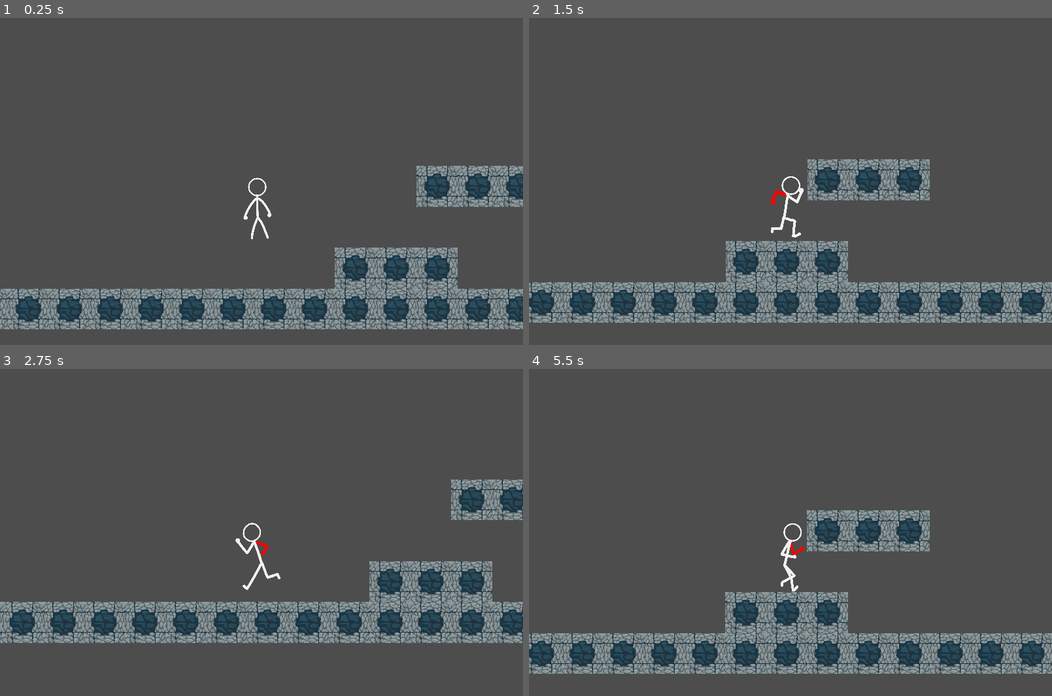
Above: before the commit, frames 1-4 (two rows, left to right).
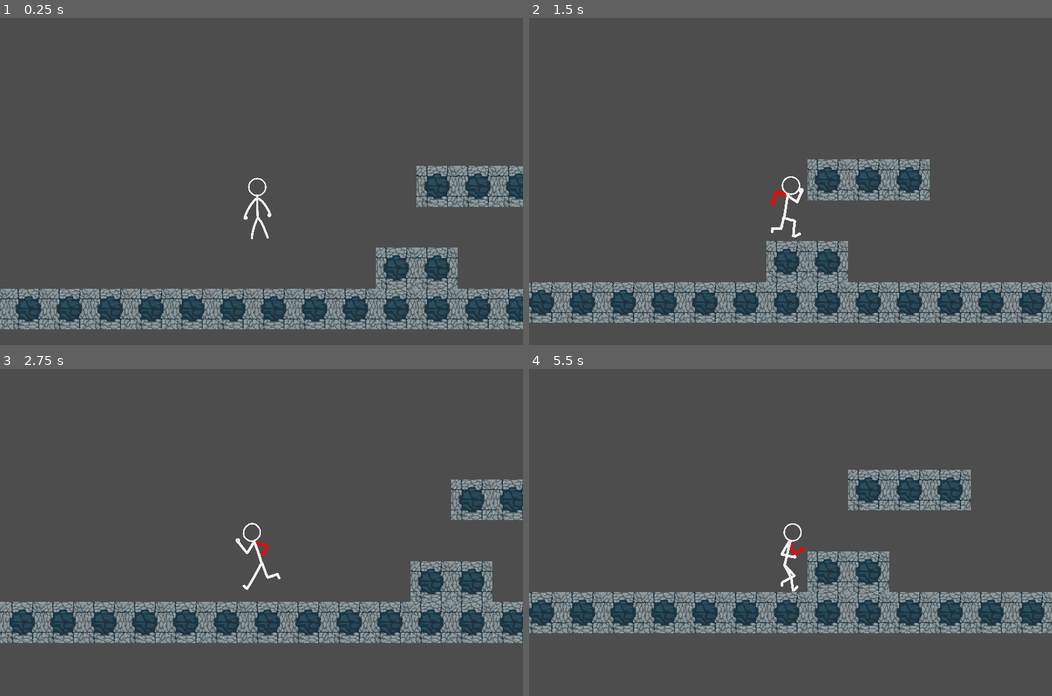
Above: after the commit, the same moments.

Repository: sidsenthilexe/baneful-duality
Game: Godot game, scene res://main/main.tscn
Two runs of this game, one before a commit and one after it. Both use one fixed random seed, a clock stepped at 60 frames per second and the inputs below. The project has no main scene, so this scene is started directly.
Inputs:
- Up to frame 1 (0.25 s): no input
- Up to frame 2 (1.5 s): hold Right (move_right) from 0.53 s (still down); tap Up (move_up) at 0.77 s
- Up to frame 3 (2.75 s): tap Up (move_up) at 1.52 s; release Right (move_right) at 2.03 s; hold Left (move_left) from 2.03 s (still down)
- Up to frame 4 (5.5 s): release Left (move_left) at 2.78 s; hold Right (move_right) 2.78-4.28 s; tap Up (move_up) at 3.02, 3.77, 4.52 s; hold Left (move_left) 4.28-5.03 s; hold Right (move_right) from 5.03 s (still down)

The runs differ from the first frame. In frame 1, 0.9% of the frame differs, in the area x 64-72%, y 70-83%; in frame 2, 0.9%; in frame 3, 0.9%; in frame 4, 28%, in the area x 0-100%, y 30-94%.

Commit message:
Update main.tscn

Diff:
--- a/baneful-duality/main/main.tscn
+++ b/baneful-duality/main/main.tscn
@@ -1,12 +1,88 @@
-[gd_scene load_steps=9 format=4 uid="uid://cnv47n2girq3r"]
+[gd_scene load_steps=41 format=4 uid="uid://1db0tkvbu41f"]
 
 [ext_resource type="PackedScene" uid="uid://nqay38cb1sw1" path="res://player/player.tscn" id="1_jc4mq"]
 [ext_resource type="Texture2D" uid="uid://dldcpp7cuvo2i" path="res://main/Tileset1.png" id="1_r5ji8"]
+[ext_resource type="Texture2D" uid="uid://wrk0y7xidrk2" path="res://main/Tileset10.png" id="2_2vd25"]
 [ext_resource type="Texture2D" uid="uid://d24xjuskud8a7" path="res://main/Tileset2.png" id="2_4ta1s"]
 [ext_resource type="Texture2D" uid="uid://boq1jecdwnqu3" path="res://main/Tileset3.png" id="3_bgik3"]
+[ext_resource type="Texture2D" uid="uid://cvkutao07j7p2" path="res://main/Tileset11.png" id="3_mqa5a"]
+[ext_resource type="Texture2D" uid="uid://dbd5r022kau7f" path="res://main/Tileset12.png" id="4_bwx4f"]
+[ext_resource type="Texture2D" uid="uid://baumcse40uh2a" path="res://main/Tileset13.png" id="5_eepgi"]
+[ext_resource type="Texture2D" uid="uid://5usd0wv3ebu7" path="res://main/Tileset14.png" id="6_vqs44"]
+[ext_resource type="Texture2D" uid="uid://bapnv68my2liv" path="res://main/Tileset15.png" id="7_ehuof"]
+[ext_resource type="Texture2D" uid="uid://wugjq1ytkji" path="res://main/Tileset16.png" id="8_rbjsa"]
+[ext_resource type="Texture2D" uid="uid://sq32culqft62" path="res://main/Tileset17.png" id="9_jdc67"]
+[ext_resource type="Texture2D" uid="uid://85fibe2ecq26" path="res://main/Tileset18.png" id="10_3padn"]
+[ext_resource type="Texture2D" uid="uid://dv2d81fs1x75d" path="res://main/Tileset19.png" id="11_q1irw"]
+[ext_resource type="Texture2D" uid="uid://c2qv84y56u8px" path="res://main/Tileset4.png" id="14_5qnfi"]
+[ext_resource type="Texture2D" uid="uid://cickujorainve" path="res://main/Tileset5.png" id="15_wv1ln"]
+[ext_resource type="Texture2D" uid="uid://dw2bwy3hk6gqh" path="res://main/Tileset6.png" id="16_daohj"]
+[ext_resource type="Texture2D" uid="uid://dv7xayyekvesw" path="res://main/Tileset7.png" id="17_ucby4"]
+[ext_resource type="Texture2D" uid="uid://dpt47cgwyre58" path="res://main/Tileset8.png" id="18_u7xwu"]
+[ext_resource type="Texture2D" uid="uid://nifokw8ah00w" path="res://main/Tileset9.png" id="19_ar21l"]
 
 [sub_resource type="TileSetAtlasSource" id="TileSetAtlasSource_jjm81"]
 texture = ExtResource("1_r5ji8")
+texture_region_size = Vector2i(500, 500)
+0:0/0 = 0
+0:0/0/physics_layer_0/polygon_0/points = PackedVector2Array(-250, -250, 250, -250, 250, 250, -250, 250)
+
+[sub_resource type="TileSetAtlasSource" id="TileSetAtlasSource_e8gr0"]
+texture = ExtResource("2_2vd25")
+texture_region_size = Vector2i(500, 500)
+0:0/0 = 0
+0:0/0/physics_layer_0/polygon_0/points = PackedVector2Array(-250, -250, 250, -250, 250, 250, -250, 250)
+
+[sub_resource type="TileSetAtlasSource" id="TileSetAtlasSource_oreef"]
+texture = ExtResource("3_mqa5a")
+texture_region_size = Vector2i(500, 500)
+0:0/0 = 0
+0:0/0/physics_layer_0/polygon_0/points = PackedVector2Array(-250, -250, 250, -250, 250, 250, -250, 250)
+
+[sub_resource type="TileSetAtlasSource" id="TileSetAtlasSource_uqq0i"]
+texture = ExtResource("4_bwx4f")
+texture_region_size = Vector2i(500, 500)
+0:0/0 = 0
+0:0/0/physics_layer_0/polygon_0/points = PackedVector2Array(-250, -250, 250, -250, 250, 250, -250, 250)
+
+[sub_resource type="TileSetAtlasSource" id="TileSetAtlasSource_tbi6b"]
+texture = ExtResource("5_eepgi")
+texture_region_size = Vector2i(500, 500)
+0:0/0 = 0
+0:0/0/physics_layer_0/polygon_0/points = PackedVector2Array(-250, -250, 250, -250, 250, 250, -250, 250)
+
+[sub_resource type="TileSetAtlasSource" id="TileSetAtlasSource_ev8bn"]
+texture = ExtResource("6_vqs44")
+texture_region_size = Vector2i(500, 500)
+0:0/0 = 0
+0:0/0/physics_layer_0/polygon_0/points = PackedVector2Array(-250, -250, 250, -250, 250, 250, -250, 250)
+
+[sub_resource type="TileSetAtlasSource" id="TileSetAtlasSource_yay2l"]
+texture = ExtResource("7_ehuof")
+texture_region_size = Vector2i(500, 500)
+0:0/0 = 0
+0:0/0/physics_layer_0/polygon_0/points = PackedVector2Array(-250, -250, 250, -250, 250, 250, -250, 250)
+
+[sub_resource type="TileSetAtlasSource" id="TileSetAtlasSource_hyevh"]
+texture = ExtResource("8_rbjsa")
+texture_region_size = Vector2i(500, 500)
+0:0/0 = 0
+0:0/0/physics_layer_0/polygon_0/points = PackedVector2Array(-250, -250, 250, -250, 250, 250, -250, 250)
+
+[sub_resource type="TileSetAtlasSource" id="TileSetAtlasSource_0ffx4"]
+texture = ExtResource("9_jdc67")
+texture_region_size = Vector2i(500, 500)
+0:0/0 = 0
+0:0/0/physics_layer_0/polygon_0/points = PackedVector2Array(-250, -250, 250, -250, 250, 250, -250, 250)
+
+[sub_resource type="TileSetAtlasSource" id="TileSetAtlasSource_v08dm"]
+texture = ExtResource("10_3padn")
+texture_region_size = Vector2i(500, 500)
+0:0/0 = 0
+0:0/0/physics_layer_0/polygon_0/points = PackedVector2Array(-250, -250, 250, -250, 250, 250, -250, 250)
+
+[sub_resource type="TileSetAtlasSource" id="TileSetAtlasSource_qolm8"]
+texture = ExtResource("11_q1irw")
 texture_region_size = Vector2i(500, 500)
 0:0/0 = 0
 0:0/0/physics_layer_0/polygon_0/points = PackedVector2Array(-250, -250, 250, -250, 250, 250, -250, 250)
@@ -23,18 +99,70 @@
 0:0/0 = 0
 0:0/0/physics_layer_0/polygon_0/points = PackedVector2Array(-250, -250, 250, -250, 250, 250, -250, 250)
 
+[sub_resource type="TileSetAtlasSource" id="TileSetAtlasSource_7k64i"]
+texture = ExtResource("14_5qnfi")
+texture_region_size = Vector2i(500, 500)
+0:0/0 = 0
+0:0/0/physics_layer_0/polygon_0/points = PackedVector2Array(-250, -250, 250, -250, 250, 250, -250, 250)
+
+[sub_resource type="TileSetAtlasSource" id="TileSetAtlasSource_7u3tc"]
+texture = ExtResource("15_wv1ln")
+texture_region_size = Vector2i(500, 500)
+0:0/0 = 0
+0:0/0/physics_layer_0/polygon_0/points = PackedVector2Array(-250, -250, 250, -250, 250, 250, -250, 250)
+
+[sub_resource type="TileSetAtlasSource" id="TileSetAtlasSource_i1wd6"]
+texture = ExtResource("16_daohj")
+texture_region_size = Vector2i(500, 500)
+0:0/0 = 0
+0:0/0/physics_layer_0/polygon_0/points = PackedVector2Array(-250, -250, 250, -250, 250, 250, -250, 250)
+
+[sub_resource type="TileSetAtlasSource" id="TileSetAtlasSource_60c43"]
+texture = ExtResource("17_ucby4")
+texture_region_size = Vector2i(500, 500)
+0:0/0 = 0
+0:0/0/physics_layer_0/polygon_0/points = PackedVector2Array(-250, -250, 250, -250, 250, 250, -250, 250)
+
+[sub_resource type="TileSetAtlasSource" id="TileSetAtlasSource_82gwf"]
+texture = ExtResource("18_u7xwu")
+texture_region_size = Vector2i(500, 500)
+0:0/0 = 0
+0:0/0/physics_layer_0/polygon_0/points = PackedVector2Array(-250, -250, 250, -250, 250, 250, -250, 250)
+
+[sub_resource type="TileSetAtlasSource" id="TileSetAtlasSource_en30x"]
+texture = ExtResource("19_ar21l")
+texture_region_size = Vector2i(500, 500)
+0:0/0 = 0
+0:0/0/physics_layer_0/polygon_0/points = PackedVector2Array(-250, -250, 250, -250, 250, 250, -250, 250)
+
 [sub_resource type="TileSet" id="TileSet_s1hm3"]
 tile_size = Vector2i(500, 500)
 physics_layer_0/collision_layer = 1
 sources/1 = SubResource("TileSetAtlasSource_jjm81")
 sources/2 = SubResource("TileSetAtlasSource_txscx")
 sources/3 = SubResource("TileSetAtlasSource_smxwd")
+sources/4 = SubResource("TileSetAtlasSource_7k64i")
+sources/5 = SubResource("TileSetAtlasSource_7u3tc")
+sources/6 = SubResource("TileSetAtlasSource_i1wd6")
+sources/7 = SubResource("TileSetAtlasSource_60c43")
+sources/8 = SubResource("TileSetAtlasSource_82gwf")
+sources/9 = SubResource("TileSetAtlasSource_en30x")
+sources/10 = SubResource("TileSetAtlasSource_e8gr0")
+sources/11 = SubResource("TileSetAtlasSource_oreef")
+sources/12 = SubResource("TileSetAtlasSource_uqq0i")
+sources/13 = SubResource("TileSetAtlasSource_tbi6b")
+sources/14 = SubResource("TileSetAtlasSource_ev8bn")
+sources/15 = SubResource("TileSetAtlasSource_yay2l")
+sources/16 = SubResource("TileSetAtlasSource_hyevh")
+sources/17 = SubResource("TileSetAtlasSource_0ffx4")
+sources/18 = SubResource("TileSetAtlasSource_v08dm")
+sources/19 = SubResource("TileSetAtlasSource_qolm8")
 
 [node name="main" type="Node2D"]
 
 [node name="TileMapLayer" type="TileMapLayer" parent="."]
 scale = Vector2(0.05, 0.05)
-tile_map_data = PackedByteArray("AAD+/woAAgAAAAAAAAD//woAAgA …(352 unchanged characters)… AAAAAAAAWAAoAAgAAAAAAAAAXAAoAAgAAAAAAAAAMAAkAAgAAAAAAAAANAAkAAgAAAAAAAAAOAAkAAgAAAAAAAAAOAAcAAgAAAAAAAAAPAAcAAgAAAAAAAAAQAAcAAgAAAAAAAAA=")
+tile_map_data = PackedByteArray("AAD+/woAAgAAAAAAAAD//woAAgA …(352 unchanged characters)… AAAAAAAAWAAoAAgAAAAAAAAAXAAoAAgAAAAAAAAANAAkAAgAAAAAAAAAOAAkAAgAAAAAAAAAOAAcAAgAAAAAAAAAPAAcAAgAAAAAAAAAQAAcAAgAAAAAAAAA=")
 tile_set = SubResource("TileSet_s1hm3")
 
 [node name="CharacterBody2D" parent="." instance=ExtResource("1_jc4mq")]
